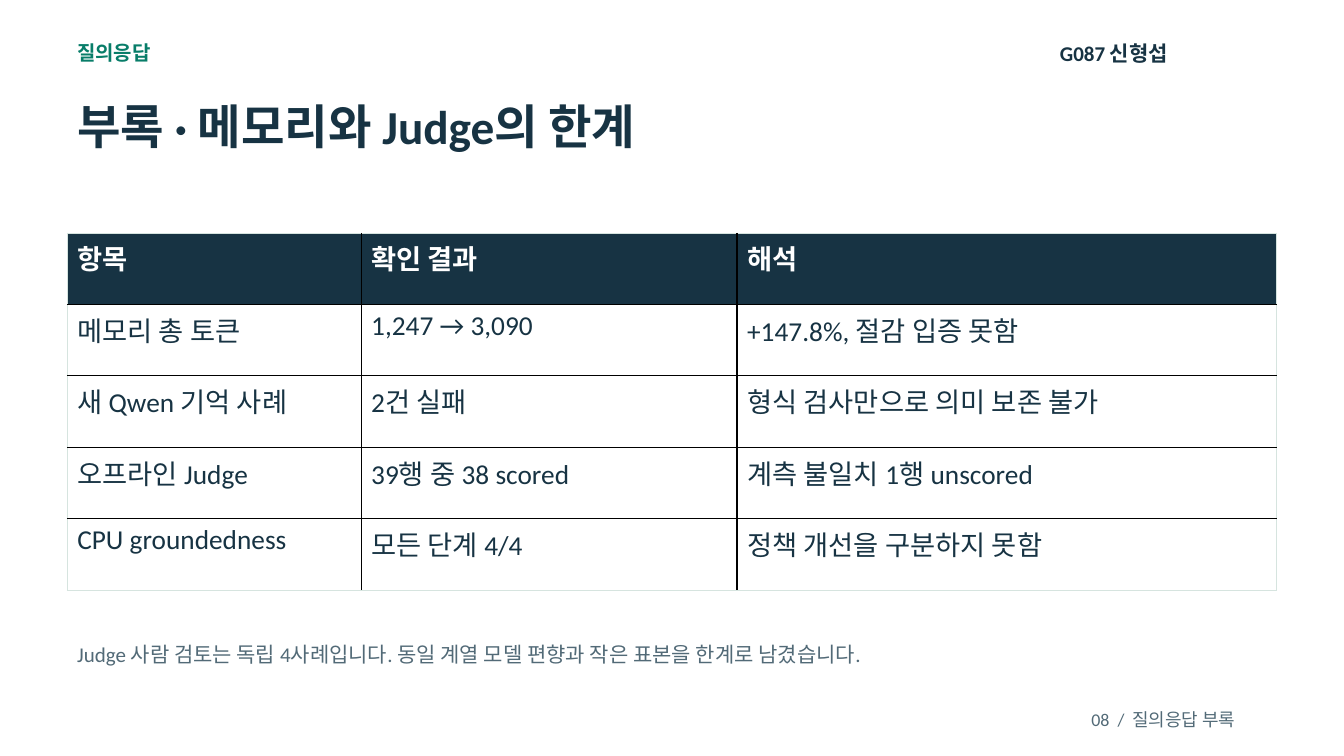
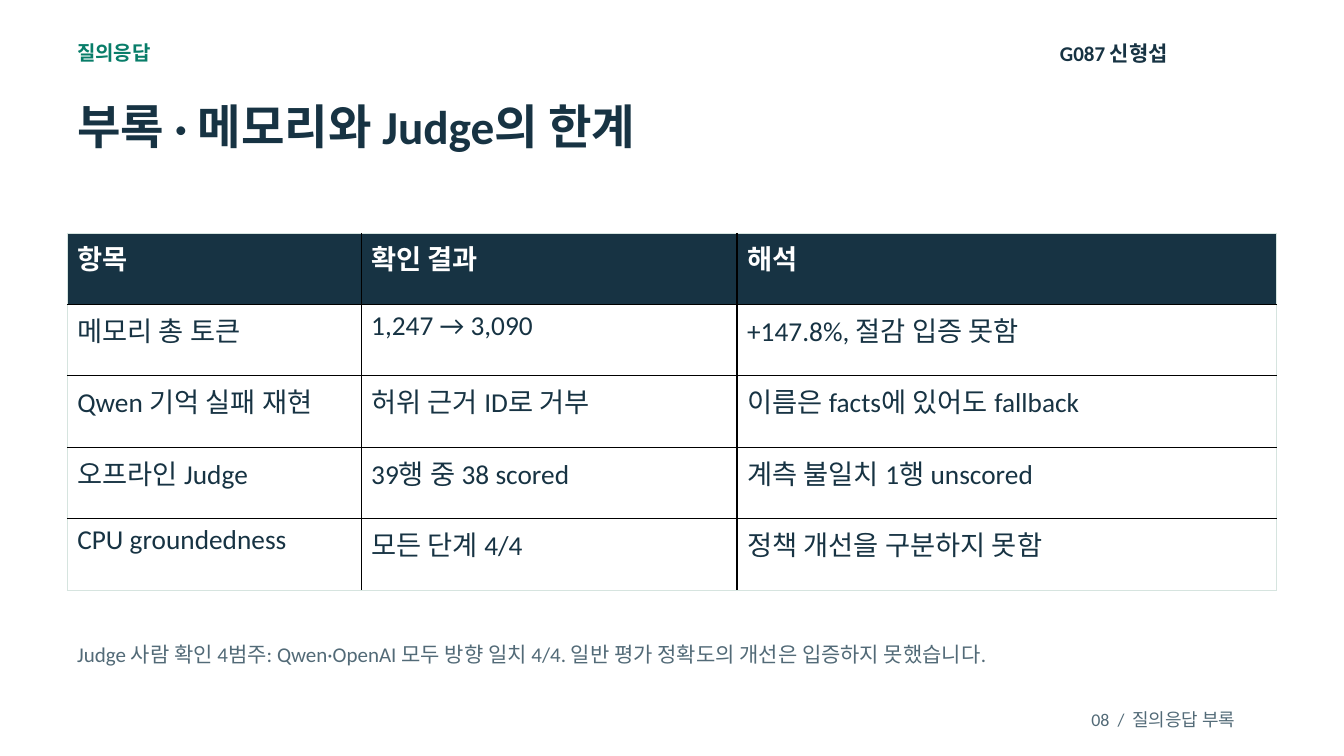
Before and after one commit to shsgrnd/skala_mini_3_G087_shs, a slide deck: slide 8 of doc/ppt/G087_신형섭_1차발표.pptx. Drawn at 1344x756 pixels with LibreOffice and Linux fonts; fonts in the diff are those of the drawing. Boxes give left, top, right and bottom in pixels: in the first picture for what was removed or moved away, otherwise in the second. Text is boxed around its words. In the diff, an @@ line names an element or a change of style, - is before the commit and + after.

```diff
--- a/doc/ppt/G087_신형섭_1차발표.pptx
+++ b/doc/ppt/G087_신형섭_1차발표.pptx
@@ table at <box>68,233,1277,590</box> @@
-row 3: 새 Qwen 기억 사례 | 2건 실패 | 형식 검사만으로 의미 보존 불가
+row 3: Qwen 기억 실패 재현 | 허위 근거 ID로 거부 | 이름은 facts에 있어도 fallback
@@ text at <box>77,644,986,666</box>: text changed @@
-Judge 사람 검토는 독립 4사례입니다. 동일 계열 모델 편향과 작은 표본을 한계로 남겼습니다.
+Judge 사람 확인 4범주: Qwen·OpenAI 모두 방향 일치 4/4. 일반 평가 정확도의 개선은 입증하지 못했습니다.
```
Also in this commit, not shown: 5 other slides changed, 1 slide added, 5 other files.
